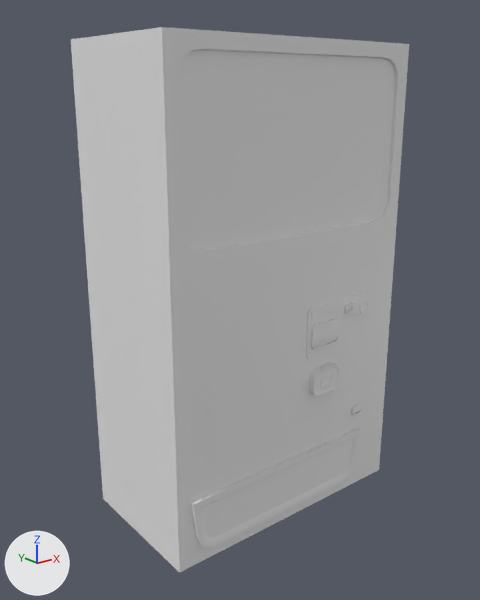
One commit to the FBX model GraphicWorks/MapAssets/VendingMachine.fbx: the scene before it, then after it.
The view is the same before and after, from a 50 mm camera at (-2.23, -2.77, 2.26) aimed at (-0.05, -0.06, 1.18). The lights are fixed; the arrows at lower left show +X, +Y and +Z. Where no turn or scale is listed for an object, it has been applied to the vertices. Vertices at the same position are counted once.
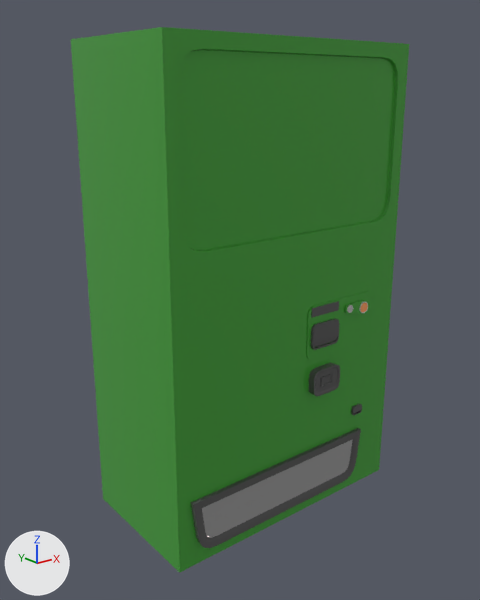
Changed parts and their boxes [x1, y1, x2, y2] in the pictures (480 x 600 px):
part 1 of me_mesh_001, recoloured (grey to green)
    both: [71, 27, 409, 573]
part 2 of me_mesh_001, recoloured
    both: [202, 301, 362, 540]
part 3 of me_mesh_001, recoloured
    both: [191, 430, 359, 548]
part 4 of me_mesh_001, recoloured
    both: [202, 439, 353, 538]
part 5 of me_mesh_001, recoloured
    both: [347, 302, 368, 313]
part 6 of me_mesh_001, recoloured
    both: [361, 303, 368, 312]

Patch to the scene script:
```diff
--- a/GraphicWorks/MapAssets/VendingMachine.fbx.py
+++ b/GraphicWorks/MapAssets/VendingMachine.fbx.py
@@ mat_material__15 @@
+mat_material__15 = principled_material('Material #15')
+mat_material__15.base_color = (0.322, 0.322, 0.322)  # grey #9a9a9a
+mat_material__15.roughness = 0.0
@@ mat_material__14 @@
+mat_material__14 = principled_material('Material #14')
+mat_material__14.base_color = (0.0902, 0.0902, 0.0902)  # dark grey #555555
+mat_material__14.roughness = 0.0
@@ mat_material__16 @@
+mat_material__16 = principled_material('Material #16')
+mat_material__16.base_color = (0.58, 0.58, 0.58)  # light grey #c8c8c8
+mat_material__16.roughness = 0.0
@@ mat_material__17 @@
+mat_material__17 = principled_material('Material #17')
+mat_material__17.base_color = (0.984, 0.369, 0.125)  # orange #fda463
+mat_material__17.roughness = 0.0
@@ mat_material__2 @@
+mat_material__2 = principled_material('Material #2')
+mat_material__2.base_color = (0.0549, 0.345, 0.0392)  # green #429f38
+mat_material__2.roughness = 0.0
@@ me_mesh_001 @@
 me_mesh_001.from_pydata(...)  # 833 vertices, 1388 faces; spans x -0.75..0.75, y -0.49..0.35, z 0.0..2.5
 # used by ob_box003; location = (0.0, 0.0, 0.0)
+# me_mesh_001 part 1: 458 of the faces centred in x -0.75..0.75, y -0.47..0.35, z 0.0..2.5 switch from no material to mat_material__2 (green #429f38)
+# me_mesh_001 part 2: 584 of the faces centred in x 0.08..0.53, y -0.49..-0.45, z 0.07..1.2 switch from no material to mat_material__14 (dark grey #555555)
+# me_mesh_001 part 3: 36 of the faces centred in x -0.67..-0.23, y -0.47..-0.45, z 0.07..0.37 switch from no material to mat_material__14 (dark grey #555555)
+# me_mesh_001 part 4: all 12 faces centred in x -0.43..0.28, y -0.46, z 0.14..0.27 switch from no material to mat_material__15 (grey #9a9a9a)
+# me_mesh_001 part 5: 186 of the faces centred in x 0.36..0.52, y -0.48..-0.47, z 1.1..1.16 switch from no material to mat_material__16 (light grey #c8c8c8)
+# me_mesh_001 part 6: 112 of the faces centred in x 0.46..0.52, y -0.47, z 1.1..1.16 switch from no material to mat_material__17 (orange #fda363)
```
